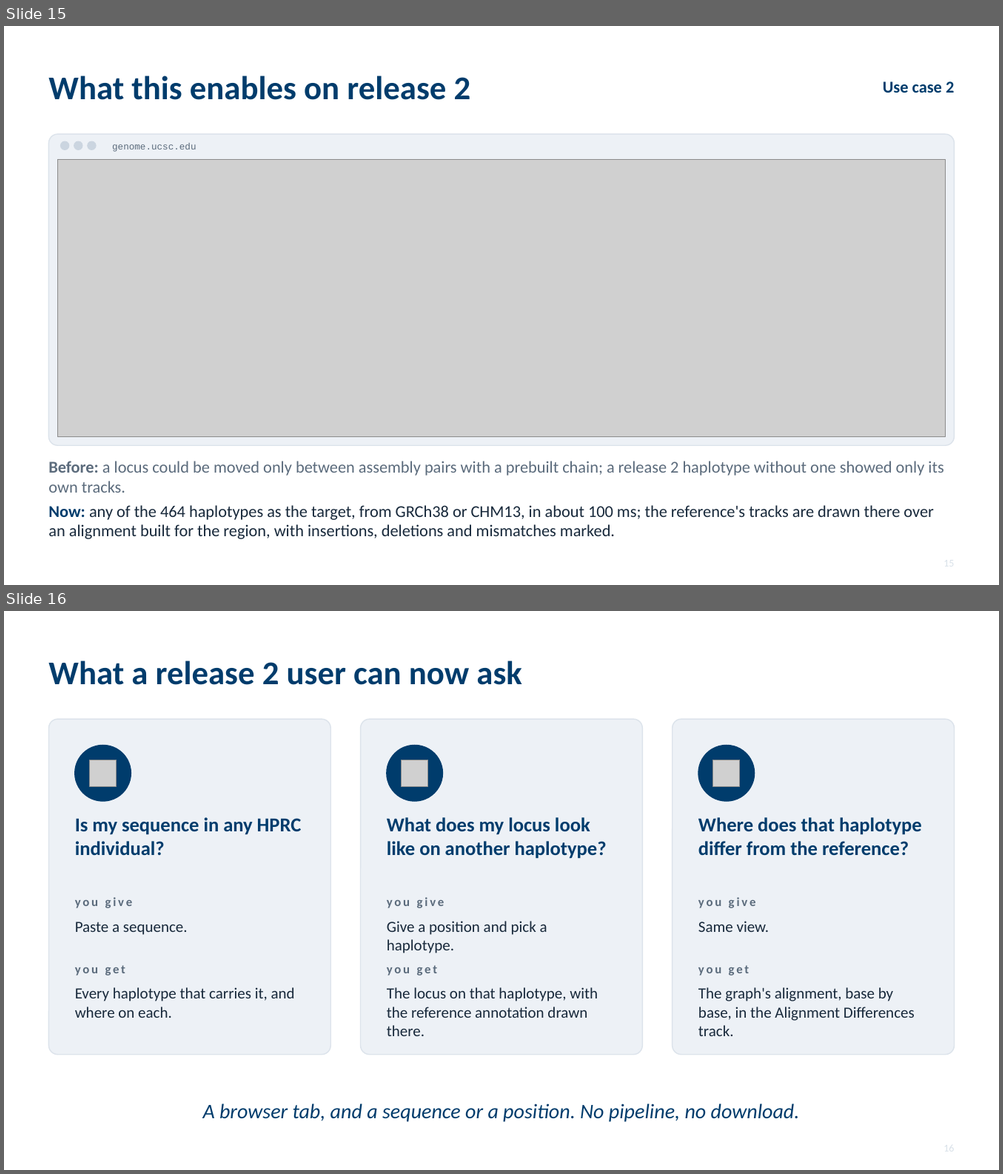
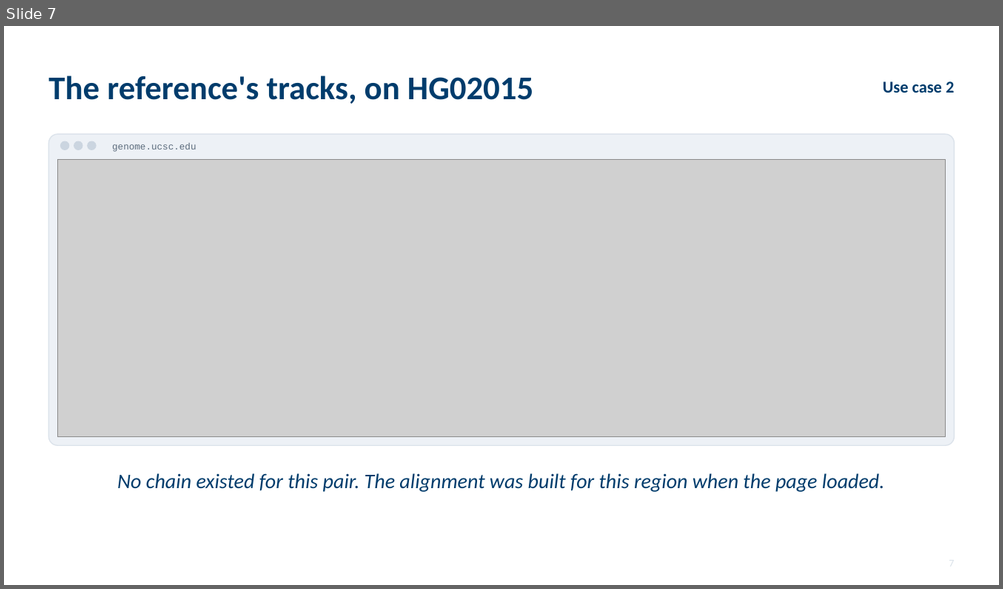
Before and after one commit to parsaeskandar/hprc_2026_poster, a slide deck: talk/HPRC2026_talk.pptx. Shown one above the other, each under a label of ours: slides 15 and 16 before the commit, slide 7 after it. The pictures are 1003x1174 and 1003x589 pixels, drawn with LibreOffice and Linux fonts; fonts in the diff are those of the drawing; grey boxes stand for pictures. Boxes give left, top, right and bottom in pixels: in the first picture for what was removed or moved away, otherwise in the second. Text is boxed around its words. In the diff, an @@ line names an element or a change of style, - is before the commit and + after.

Commit message:
Talk v7: simplify. Figures and screenshots first, talking points instead of a script

```diff
--- a/talk/HPRC2026_talk.pptx
+++ b/talk/HPRC2026_talk.pptx
@@ slide 16 removed at box(4, 611, 999, 1170), background #FFFFFF @@
@@ text removed at box(48, 661, 521, 685) @@
-What a release 2 user can now ask
@@ rounded rectangle removed at box(48, 719, 331, 1055) @@
@@ rounded rectangle removed at box(361, 719, 643, 1055) @@
@@ rounded rectangle removed at box(672, 719, 955, 1055) @@
@@ ellipse removed at box(75, 745, 131, 801) @@
@@ picture removed at box(90, 760, 116, 787) @@
@@ ellipse removed at box(387, 745, 443, 801) @@
@@ picture removed at box(401, 760, 428, 787) @@
@@ ellipse removed at box(699, 745, 754, 801) @@
@@ picture removed at box(713, 760, 740, 787) @@
@@ text removed at box(75, 817, 301, 856) @@
-Is my sequence in any HPRC individual?
@@ text removed at box(387, 817, 606, 859) @@
-What does my locus look like on another haplotype?
@@ text removed at box(698, 817, 922, 856) @@
-Where does that haplotype differ from the reference?
@@ text removed at box(75, 897, 133, 908) @@
-you give
@@ text removed at box(387, 897, 444, 908) @@
-you give
@@ text removed at box(698, 897, 756, 908) @@
-you give
@@ text removed at box(387, 921, 547, 954) @@
-Give a position and pick a haplotype.
@@ text removed at box(698, 921, 769, 932) @@
-Same view.
@@ text removed at box(75, 922, 188, 935) @@
-Paste a sequence.
@@ text removed at box(75, 965, 126, 976) @@
-you get
@@ text removed at box(387, 965, 438, 976) @@
-you get
@@ text removed at box(698, 965, 749, 976) @@
-you get
@@ text removed at box(75, 988, 295, 1018) @@
-Every haplotype that carries it, and where on each.
@@ text removed at box(387, 988, 597, 1037) @@
-The locus on that haplotype, with the reference annotation drawn there.
@@ text removed at box(698, 988, 914, 1037) @@
-The graph's alignment, base by base, in the Alignment Differences track.
@@ text removed at box(203, 1104, 800, 1122) @@
-A browser tab, and a sequence or a position. No pipeline, no download.
@@ what was slide 15 is now slide 7 @@
@@ slide 7 changed as well @@
@@ text at box(48, 76, 533, 104): text changed @@
-What this enables on release 2
+The reference's tracks, on HG02015
@@ text at box(117, 474, 884, 492): text changed; size 16 to 20 pt; text colour #18293B to #003C6C; italic on @@
-Before: a locus could be moved only between assembly pairs with a prebuilt chain; a release 2 haplotype without one showed only its own tracks.
-Now: any of the 464 haplotypes as the target, from GRCh38 or CHM13, in about 100 ms; the reference's tracks are drawn there over an alignment built for the region, with insertions, deletions and mismatches marked.
+No chain existed for this pair. The alignment was built for this region when the page loaded.
```
Also in this commit, not shown: 12 other slides changed, 5 slides added, 10 other slides removed, 4 other files.
